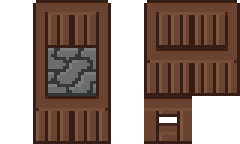
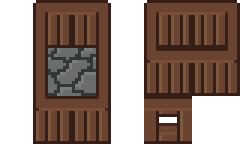
Two versions of the same layered image (240 × 144). Layer-by-layer changes:
painted on "Wooden_House_Walls_Tilset.png" over [48,48,96,96]
